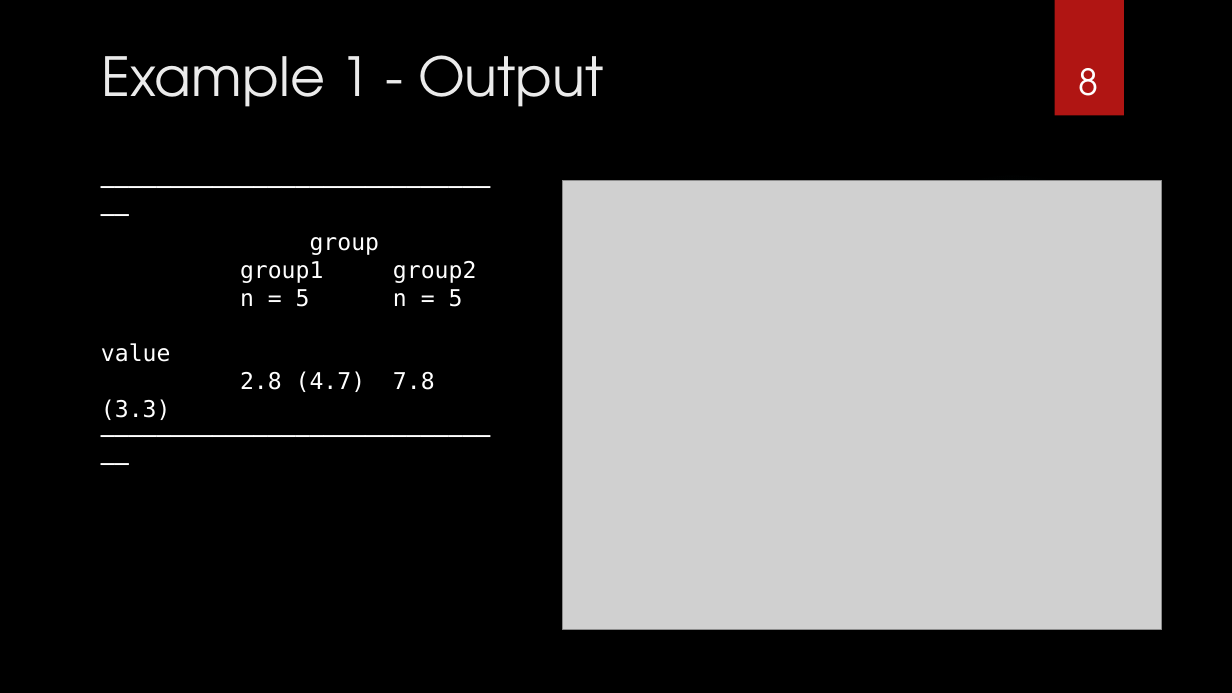
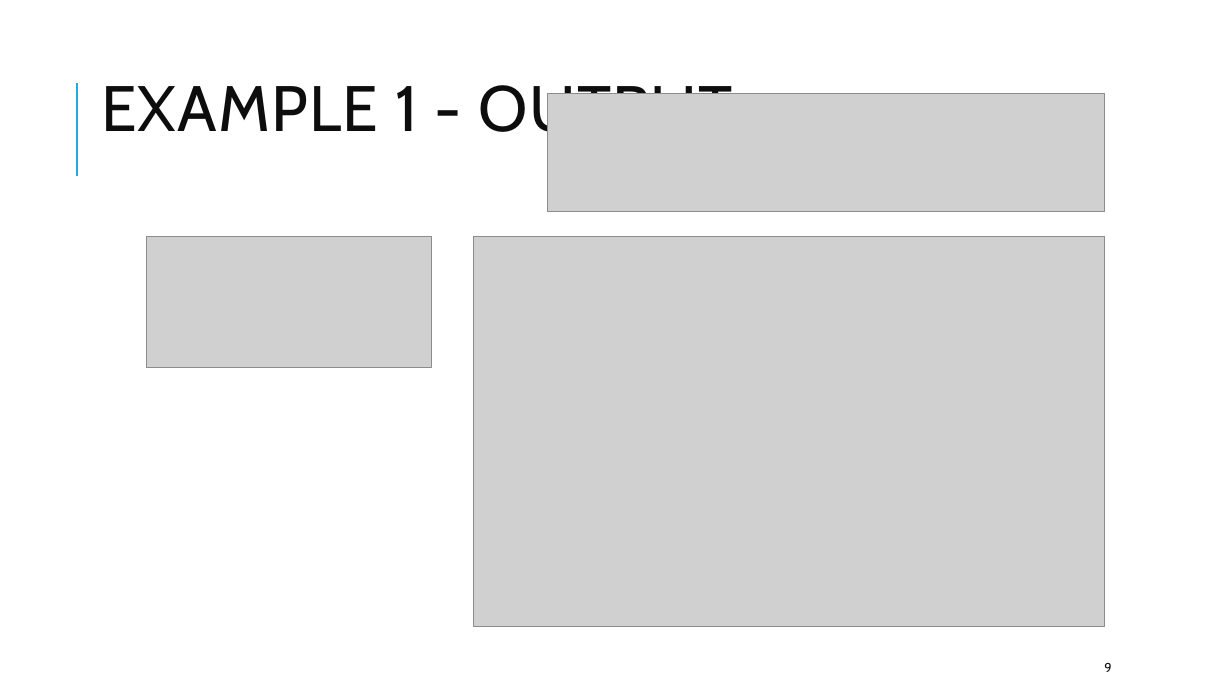
Before and after one commit to CEHS-research/PSY-6600_public, a slide deck: slide 9 of slides/ch7_t-test.pptx (slide 8 before the commit). Drawn at 1232x693 pixels with LibreOffice and Linux fonts; fonts in the diff are those of the drawing; grey boxes stand for pictures; background and template pictures are left out. Boxes give left, top, right and bottom in pixels: in the first picture for what was removed or moved away, otherwise in the second. Text is boxed around its words. In the diff, an @@ line names an element or a change of style, - is before the commit and + after.

```diff
--- a/slides/ch7_t-test.pptx
+++ b/slides/ch7_t-test.pptx
@@ background picture (left out) to #FFFFFF @@
@@ rectangle removed at [1055,0,1124,116] @@
@@ title "EXAMPLE 1 - OUTPUT" at [101,77,732,146]: vertical alignment top to middle @@
@@ line added from (77, 176) to (77, 83), #1CADE4 1.5 pt @@
@@ title at [101,77,732,146]: text changed; size 42 to 50 pt; font TeX Gyre Adventor to Cabin; text colour #EBEBEB to #0D0D0D @@
-Example 1 - Output
+EXAMPLE 1 - OUTPUT
@@ page number removed at [1078,68,1098,96] @@
-8
@@ picture added at [548,93,1104,212] @@
@@ ellipse removed at [870,169,1154,454] @@
@@ text removed at [101,237,476,420] @@
-──────────────────────────────
-group
-group1 group2
-n = 5 n = 5
-value
-2.8 (4.7) 7.8 (3.3)
-──────────────────────────────
@@ picture added at [146,237,431,368] @@
@@ picture: place and size @@
-picture at [563,180,1162,629]
+picture at [473,237,1104,626]
@@ page number added at [1104,663,1111,672], 10 pt, text #0D0D0D @@
+9
```
Also in this commit, not shown: 18 other slides changed, 2 slides added, 1 slide removed, 7 other files.
